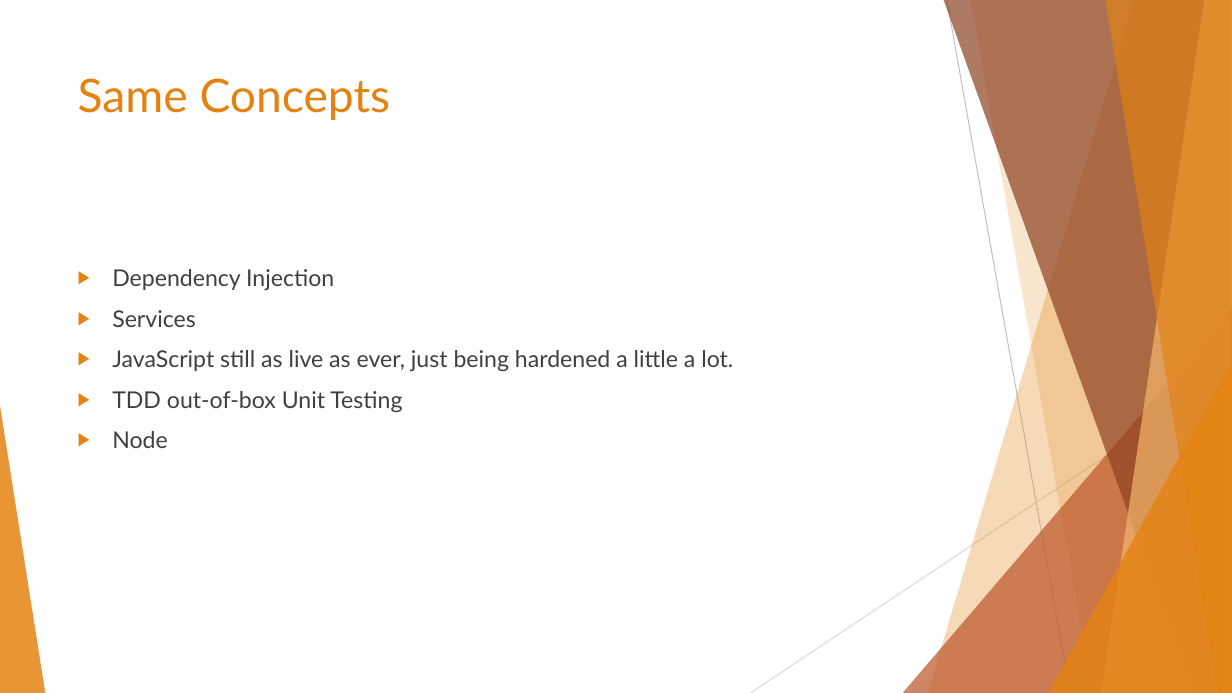
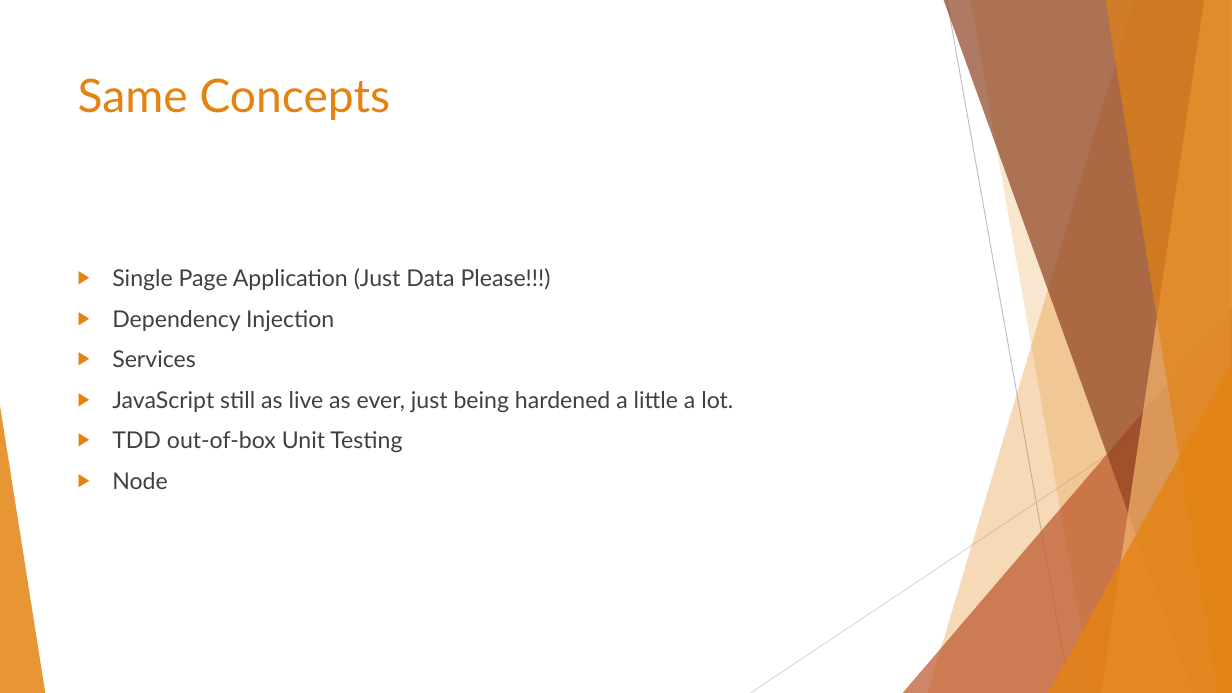
Before and after one commit to cwelrod/Demo, a slide deck: slide 4 of Angular 2 with TypeScript cont of MontJUG Spring Demo.pptx. Drawn at 1232x693 pixels with LibreOffice and Linux fonts; fonts in the diff are those of the drawing. Boxes give left, top, right and bottom in pixels: in the first picture for what was removed or moved away, otherwise in the second. Text is boxed around its words. In the diff, an @@ line names an element or a change of style, - is before the commit and + after.

```diff
--- a/Angular 2 with TypeScript cont of MontJUG Spring Demo.pptx
+++ b/Angular 2 with TypeScript cont of MontJUG Spring Demo.pptx
@@ text at [112,268,551,290]: paragraph added @@
+▶ Single Page Application (Just Data Please!!!)
```
Also in this commit, not shown: 5 other slides changed, 2 slides added.
